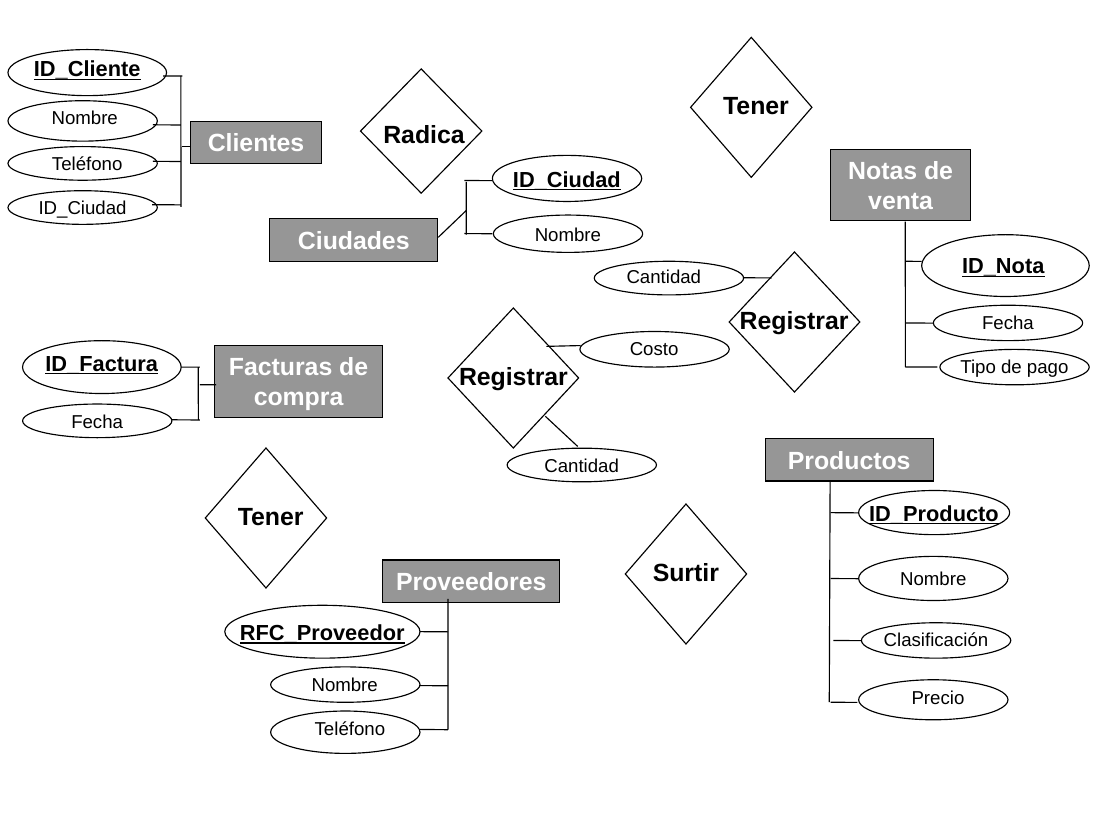
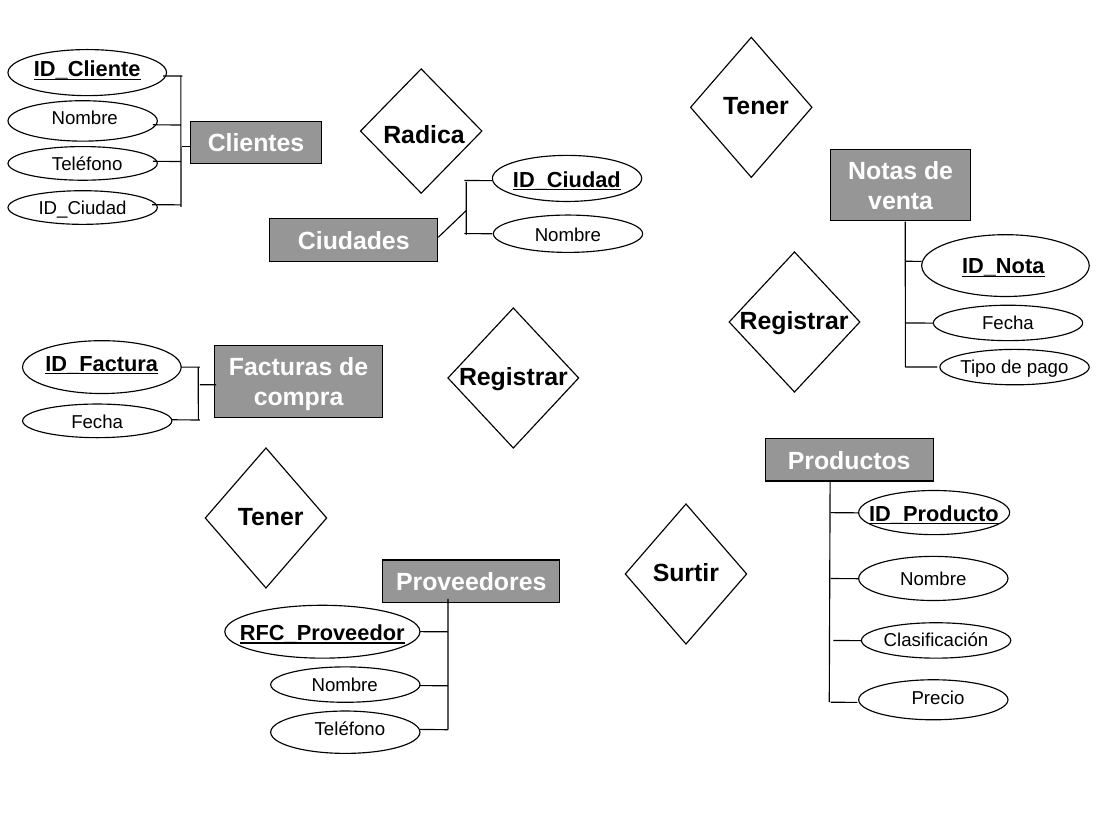
Before and after one commit to lizetheP/Semanai, a slide deck: slide 1 of Calendario2021/BasesDeDatos/Huerta_Clase.pptx. Drawn at 1120x840 pixels with LibreOffice and Linux fonts; fonts in the diff are those of the drawing. Boxes give left, top, right and bottom in pixels: in the first picture for what was removed or moved away, otherwise in the second. Text is boxed around its words. In the diff, an @@ line names an element or a change of style, - is before the commit and + after.

```diff
--- a/Calendario2021/BasesDeDatos/Huerta_Clase.pptx
+++ b/Calendario2021/BasesDeDatos/Huerta_Clase.pptx
@@ ellipse removed at (x1=595, y1=261, x2=744, y2=295) @@
@@ text removed at (x1=627, y1=269, x2=702, y2=284) @@
-Cantidad
@@ line removed from (744, 278) to (772, 278) @@
@@ line removed from (580, 346) to (547, 346) @@
@@ ellipse removed at (x1=580, y1=332, x2=729, y2=367) @@
@@ text removed at (x1=630, y1=342, x2=679, y2=355) @@
-Costo
@@ line removed from (578, 447) to (545, 417) @@
@@ ellipse removed at (x1=507, y1=448, x2=656, y2=482) @@
@@ text removed at (x1=544, y1=458, x2=619, y2=472) @@
-Cantidad
```
Also in this commit, not shown: 1 other file.
